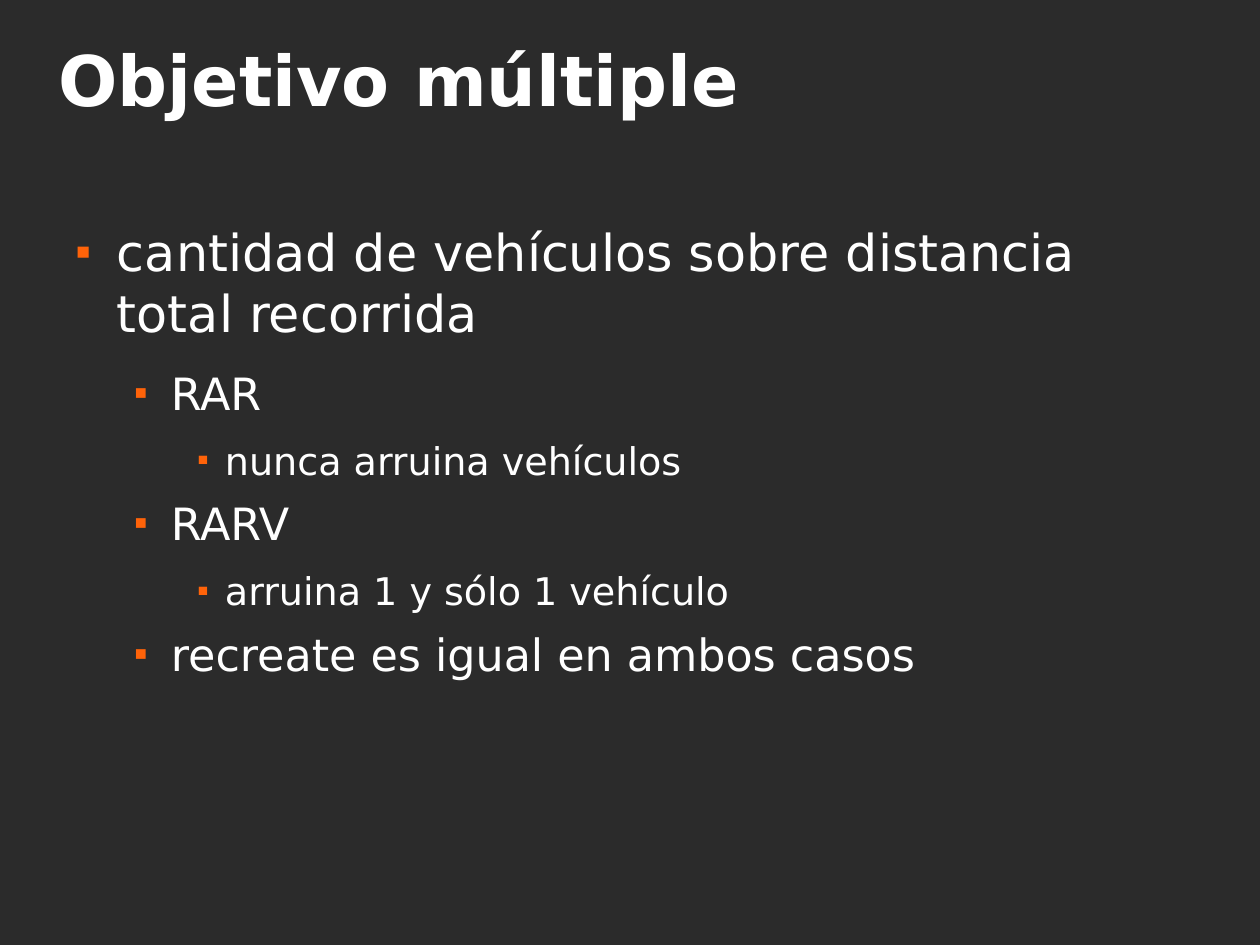
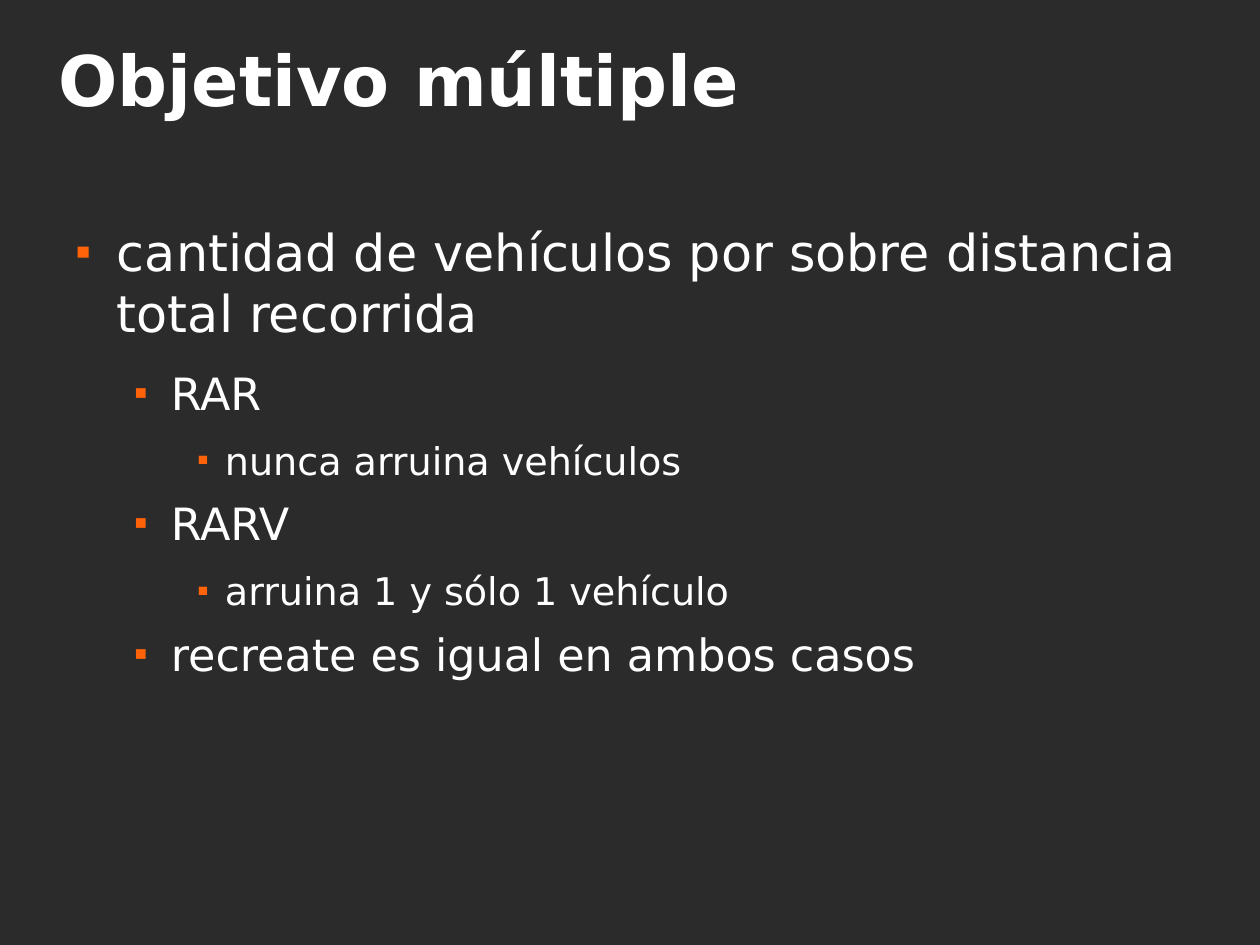
Before and after one commit to tulsidas/RAR-RARV, a slide deck: slide 12 of tesis.odp. Drawn at 1260x945 pixels with LibreOffice and Linux fonts; fonts in the diff are those of the drawing; background and template pictures are left out; a plain dark background stands for a picture behind light text. Boxes give left, top, right and bottom in pixels: in the first picture for what was removed or moved away, otherwise in the second. Text is boxed around its words. In the diff, an @@ line names an element or a change of style, - is before the commit and + after.

```diff
--- a/tesis.odp
+++ b/tesis.odp
@@ text at [117, 230, 1175, 333]: text changed @@
-■ cantidad de vehículos sobre distancia total recorrida
+■ cantidad de vehículos por sobre distancia total recorrida
```
Also in this commit, not shown: 2 other slides changed, 4 slides added, 4 other files.
